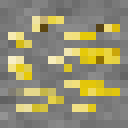
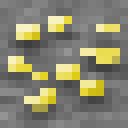
Layers edited between the first and the second 128×128 image:
removed layer "Pasted Layer #2" (was 10%) over [8, 16, 120, 112]
showed "Pasted Layer #1", opacity 100% → 50%, moved it above "Pasted Layer", painted on it over [8, 16, 120, 120]
moved "Pasted Layer" above "Layer", painted on it over [8, 16, 120, 112]
painted on "Layer" over [0, 16, 128, 128]
